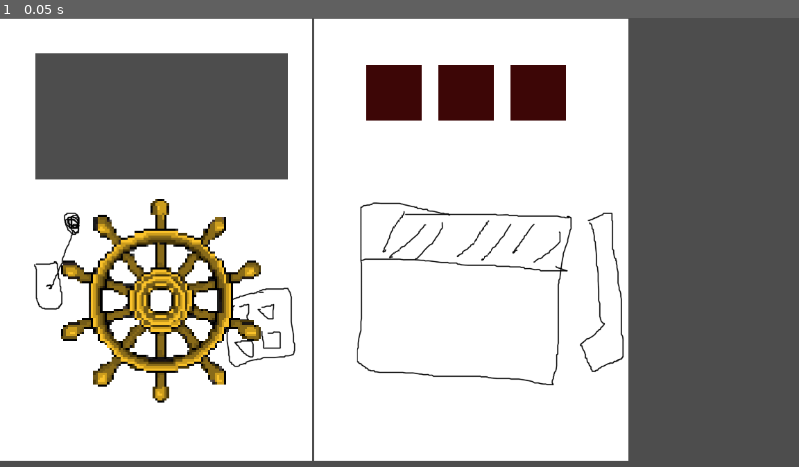
Above: before the commit, frame 1.
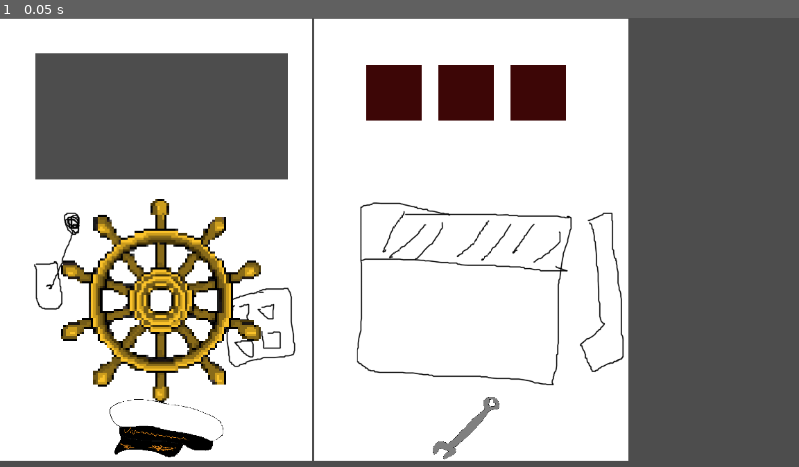
Above: after the commit, the same moment.

Repository: alifeee/space-pirates
Game: Godot game, scene res://NodeScenes/Main.tscn
Two runs of this game, one before a commit and one after it. Both use one fixed random seed, a clock stepped at 60 frames per second and the inputs below.
Inputs:
- Up to frame 1 (0.05 s): no input

The runs differ from the first frame. In frame 1, 0.9% of the frame differs, in the area x 13-63%, y 84-99%.

Commit message:
add icons to main screen

Diff:
--- a/NodeScenes/Main.tscn
+++ b/NodeScenes/Main.tscn
@@ -1,13 +1,18 @@
-[gd_scene load_steps=7 format=3 uid="uid://br4vudmfn607"]
+[gd_scene load_steps=11 format=3 uid="uid://br4vudmfn607"]
 
 [ext_resource type="Texture2D" uid="uid://76ev6qb2a1qi" path="res://Assets/captain_room.png" id="1_isubg"]
+[ext_resource type="Script" path="res://NodeScenes/Main.gd" id="1_uptqq"]
 [ext_resource type="Texture2D" uid="uid://tv70ntjxkffm" path="res://Assets/mechanic_room.png" id="2_oshy8"]
 [ext_resource type="Texture2D" uid="uid://8b5lcvfcrtt8" path="res://Assets/Space shit/captain side/image.png" id="3_gsado"]
 [ext_resource type="Script" path="res://NodeScenes/Wheel.gd" id="4_vi048"]
 [ext_resource type="Texture2D" uid="uid://dmnalcgng2od4" path="res://Assets/mechanic side/press button.png" id="5_qgp27"]
 [ext_resource type="Script" path="res://NodeScenes/Button1.gd" id="6_ttfst"]
+[ext_resource type="Texture2D" uid="uid://okibml5s40ng" path="res://Assets/captain_hat.png" id="8_81xj1"]
+[ext_resource type="Texture2D" uid="uid://cdpql3qusj7u3" path="res://Assets/mechanic_wrench.png" id="9_mpmoo"]
+[ext_resource type="Script" path="res://NodeScenes/PlayerIcon.gd" id="9_u4iu4"]
 
 [node name="Main" type="Node2D"]
+script = ExtResource("1_uptqq")
 
 [node name="Captain Room" type="Sprite2D" parent="."]
 position = Vector2(224, 320)
@@ -36,10 +41,24 @@
 vframes = 2
 frame = 1
 script = ExtResource("6_ttfst")
-PRESS_ACTION = "joy1_action2"
+PLAYER1_ACTION = "joy1_action2"
+PLAYER2_ACTION = "joy0_right"
 
 [node name="Button3" type="Sprite2D" parent="."]
 position = Vector2(816, 128)
 texture = ExtResource("5_qgp27")
 vframes = 2
 frame = 1
+
+[node name="Captain Icon" type="Sprite2D" parent="."]
+position = Vector2(240, 592)
+scale = Vector2(0.388941, 0.388941)
+texture = ExtResource("8_81xj1")
+script = ExtResource("9_u4iu4")
+
+[node name="Mechanic Icon" type="Sprite2D" parent="."]
+position = Vector2(672, 592)
+scale = Vector2(0.253364, 0.253364)
+texture = ExtResource("9_mpmoo")
+script = ExtResource("9_u4iu4")
+controller = 1
